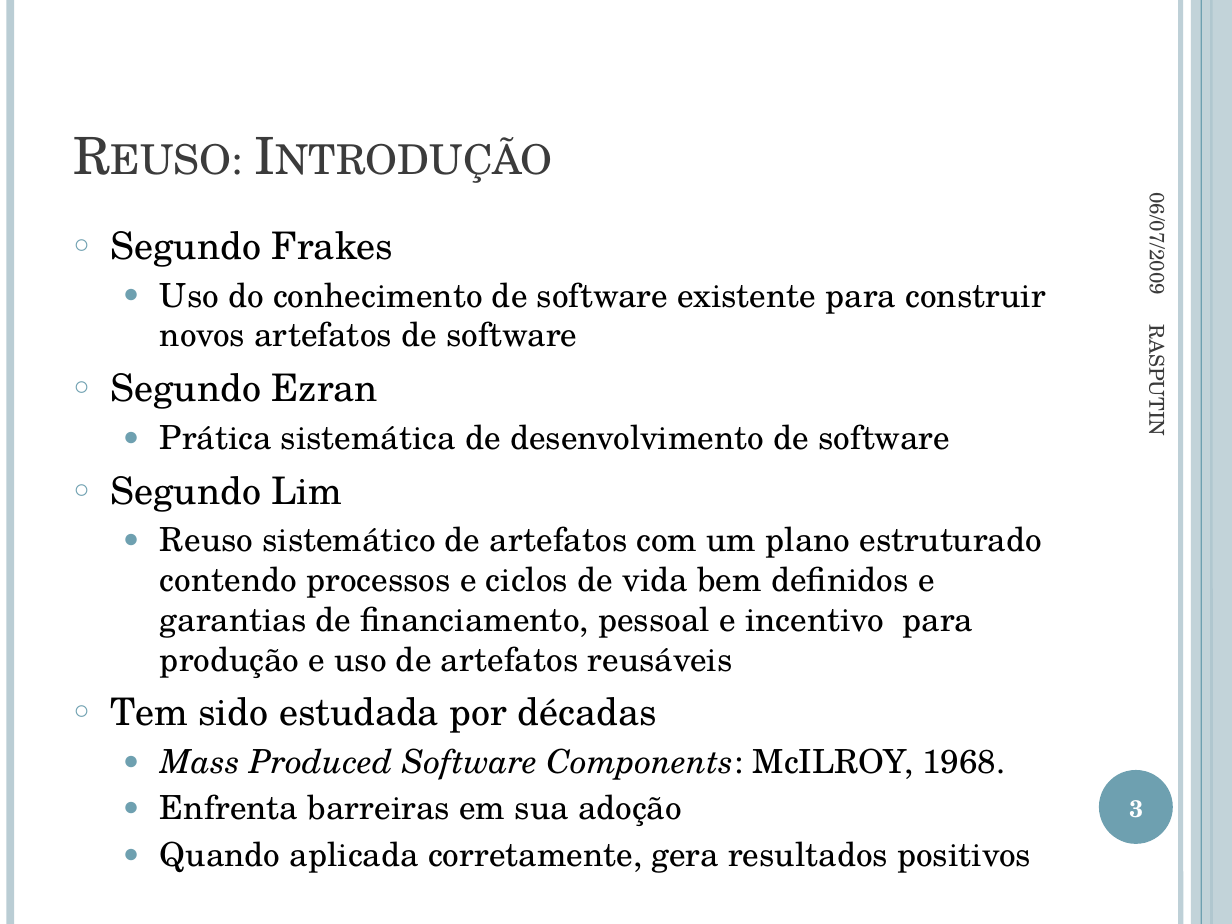
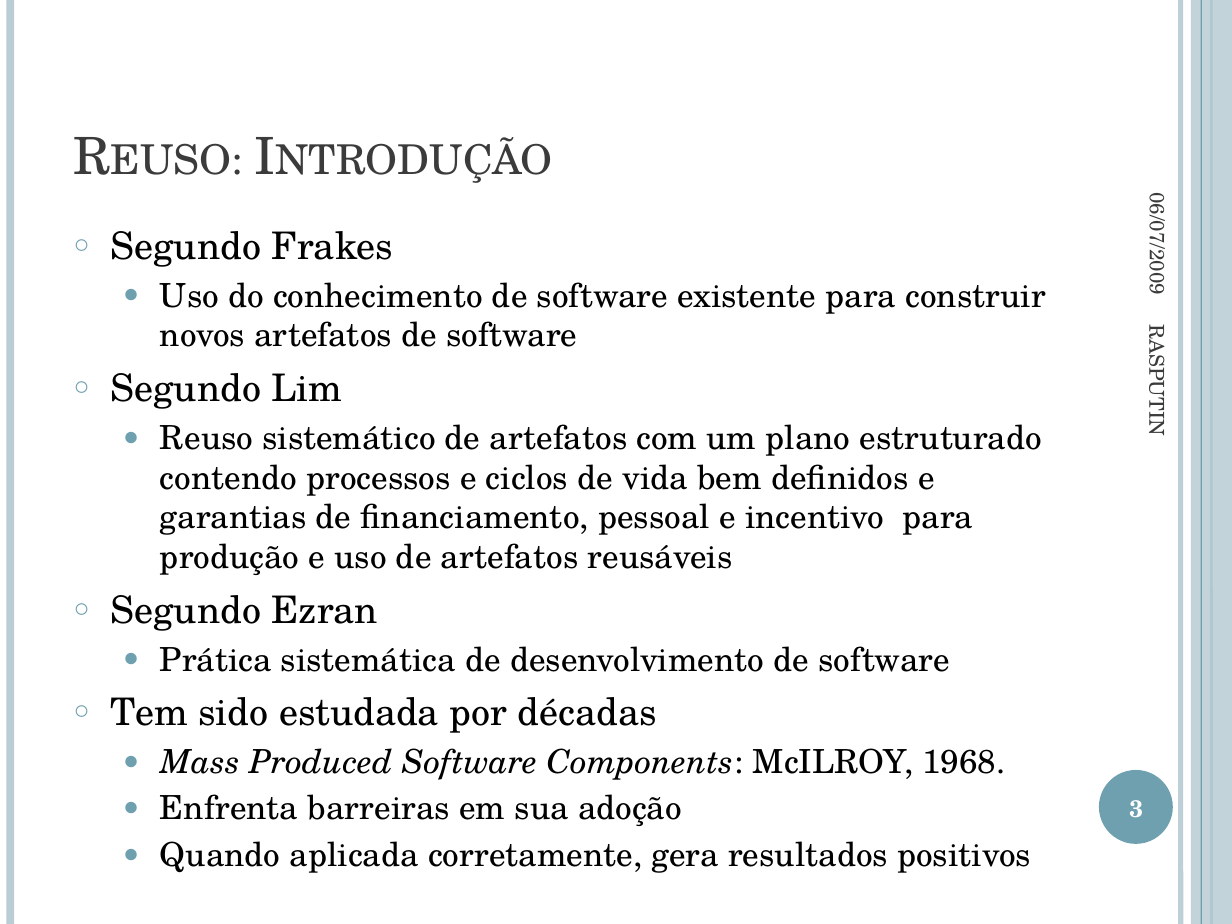
Before and after one commit to jmftrindade/ras4maven, a slide deck: slide 3 of PromotingSoftwareReuseWithRAS/RASPUTIN.pptx. Drawn at 1232x924 pixels with LibreOffice and Linux fonts; fonts in the diff are those of the drawing. Boxes give left, top, right and bottom in pixels: in the first picture for what was removed or moved away, otherwise in the second. Text is boxed around its words. In the diff, an @@ line names an element or a change of style, - is before the commit and + after.

```diff
--- a/PromotingSoftwareReuseWithRAS/RASPUTIN.pptx
+++ b/PromotingSoftwareReuseWithRAS/RASPUTIN.pptx
@@ text at (111, 373, 1042, 575): paragraphs added @@
+○ Segundo Lim
+  ● Reuso sistemático de artefatos com um plano estruturado contendo processos e ciclos de vida bem definidos e garantias de financiamento, pessoal e incentivo para produção e uso de artefatos reusáveis
@@ text at (160, 526, 1042, 678): paragraphs removed @@
-○ Segundo Lim
-  ● Reuso sistemático de artefatos com um plano estruturado contendo processos e ciclos de vida bem definidos e garantias de financiamento, pessoal e incentivo para produção e uso de artefatos reusáveis
```
Also in this commit, not shown: 8 other slides changed, 3 other files.
